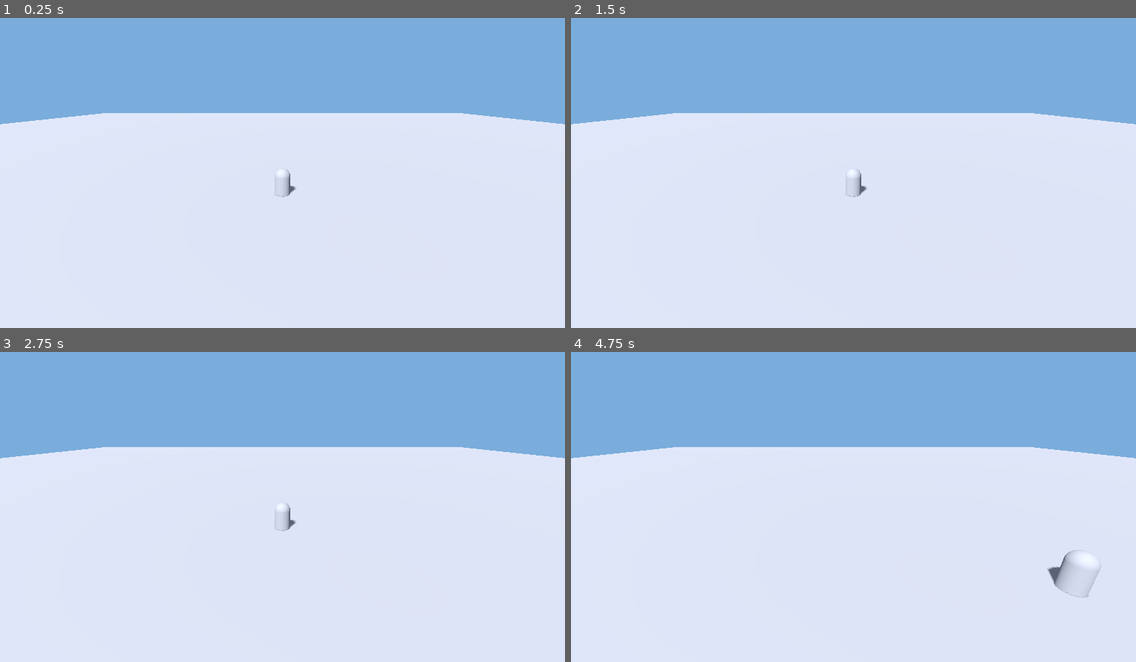
Above: before the commit, frames 1-4 (two rows, left to right).
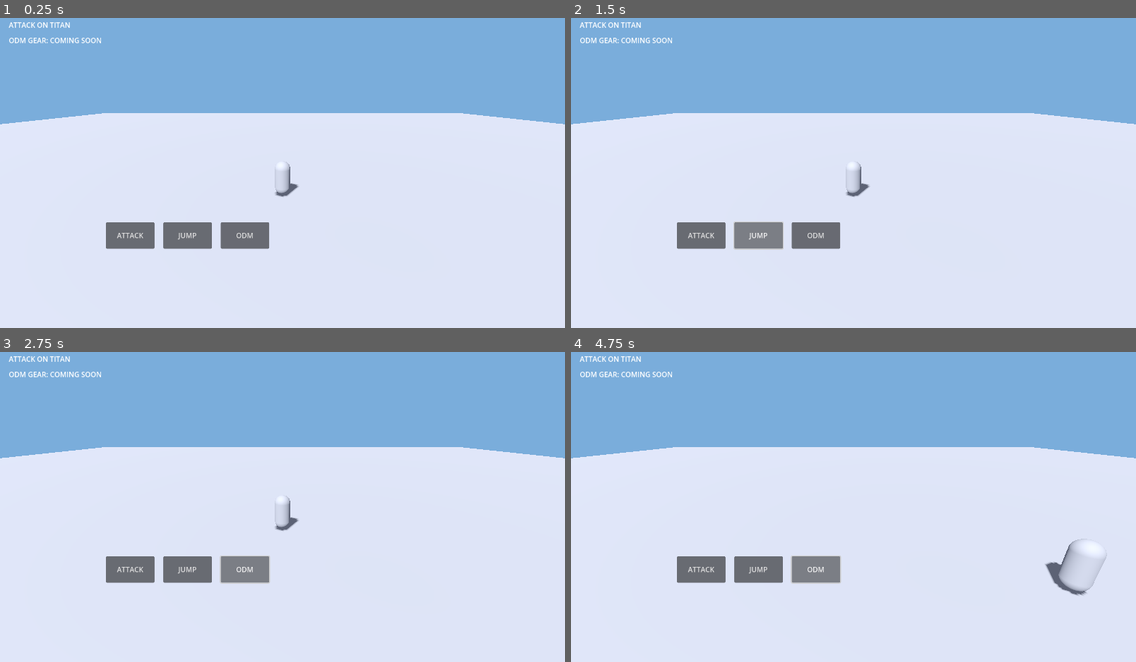
Above: after the commit, the same moments.

Repository: TheRyonDeveloper/Attack-On-Titan-Android
Game: Godot game, scene res://scenes/main.tscn
The game is run twice, just before and just after one commit, with the same random seed, the same clock (stepped at 60 frames per second) and the same inputs.
Inputs (mouse positions are in pixels of both pictures, inside the frame that each line leads up to):
- Up to frame 1 (0.25 s): no input
- Up to frame 2 (1.5 s): click (700, 235) at 0.5 s, where only the run after the commit has a clickable "ATTACK"; click (757, 235) at 1.25 s, where only the run after the commit has a clickable "JUMP"
- Up to frame 3 (2.75 s): click (242, 569) at 2 s, where only the run after the commit has a clickable "ODM"
- Up to frame 4 (4.75 s): tap Enter at 2.75 s; hold Right (ui_right) 2.78-3.53 s; hold Down (ui_down) 3.53-4.28 s; hold Right (ui_right) from 4.28 s (still down)

The runs differ from the first frame. In frame 1, 2.6% of the frame differs, in the area x 1-53%, y 1-75%; in frame 2, 2.7%; in frame 3, 2.7%; in frame 4, 2.9%, in the area x 1-95%, y 1-80%.

Commit message:
Connect HUD and fix player collision

Diff:
--- a/scenes/main.tscn
+++ b/scenes/main.tscn
@@ -1,6 +1,7 @@
-[gd_scene load_steps=6 format=3]
+[gd_scene load_steps=8 format=3]
 
 [ext_resource type="Script" path="res://scripts/main.gd" id="1"]
+[ext_resource type="PackedScene" path="res://scenes/hud.tscn" id="2"]
 
 [sub_resource type="Environment" id="Environment_main"]
 background_mode = 1
@@ -16,6 +17,10 @@
 size = Vector3(100, 1, 100)
 
 [sub_resource type="CapsuleMesh" id="PlayerMesh"]
+radius = 0.4
+height = 1.8
+
+[sub_resource type="CapsuleShape3D" id="PlayerShape"]
 radius = 0.4
 height = 1.8
 
@@ -43,7 +48,7 @@
 position = Vector3(0, 1, 0)
 
 [node name="PlayerCollision" type="CollisionShape3D" parent="Player"]
-shape = SubResource("GroundShape")
+shape = SubResource("PlayerShape")
 
 [node name="PlayerVisual" type="MeshInstance3D" parent="Player"]
 mesh = SubResource("PlayerMesh")
@@ -52,3 +57,5 @@
 position = Vector3(0, 5, 10)
 rotation_degrees = Vector3(-20, 0, 0)
 current = true
+
+[node name="HUD" parent="." instance=ExtResource("2")]
